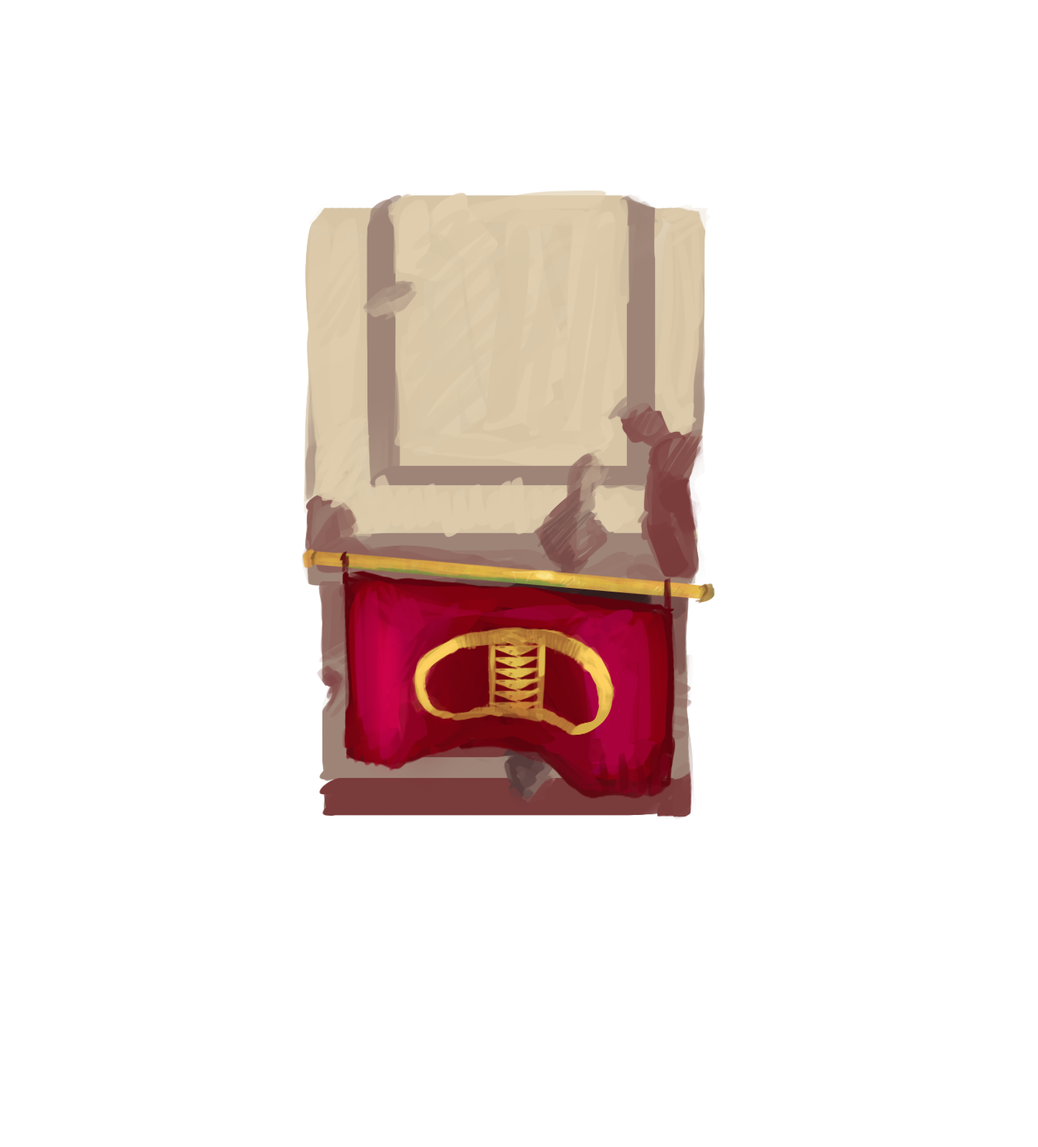
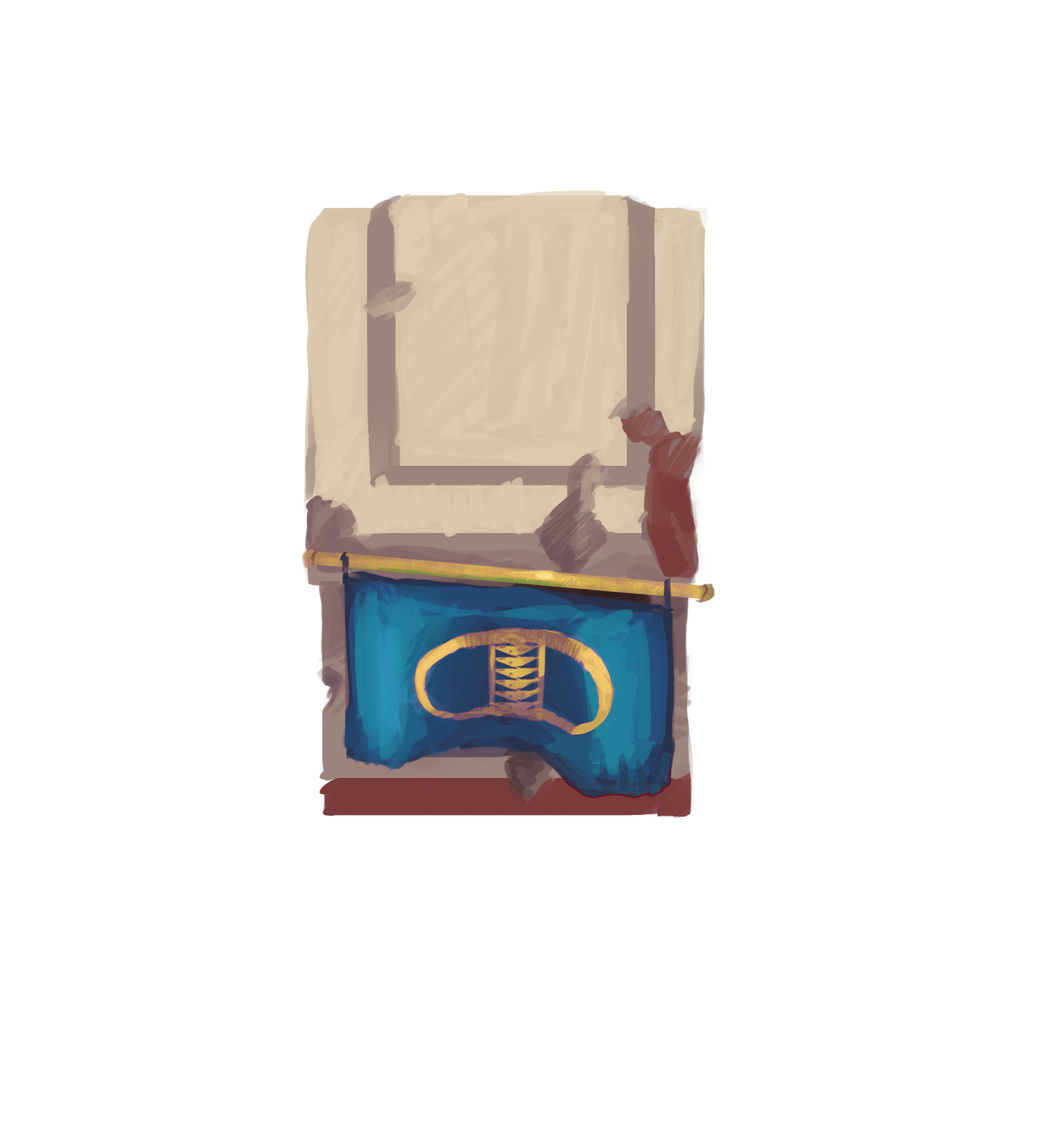
Layered file, before and after one edit (w=1038, h=1147). Changes by layer:
painted on "pillar" over (302, 194, 716, 809)
